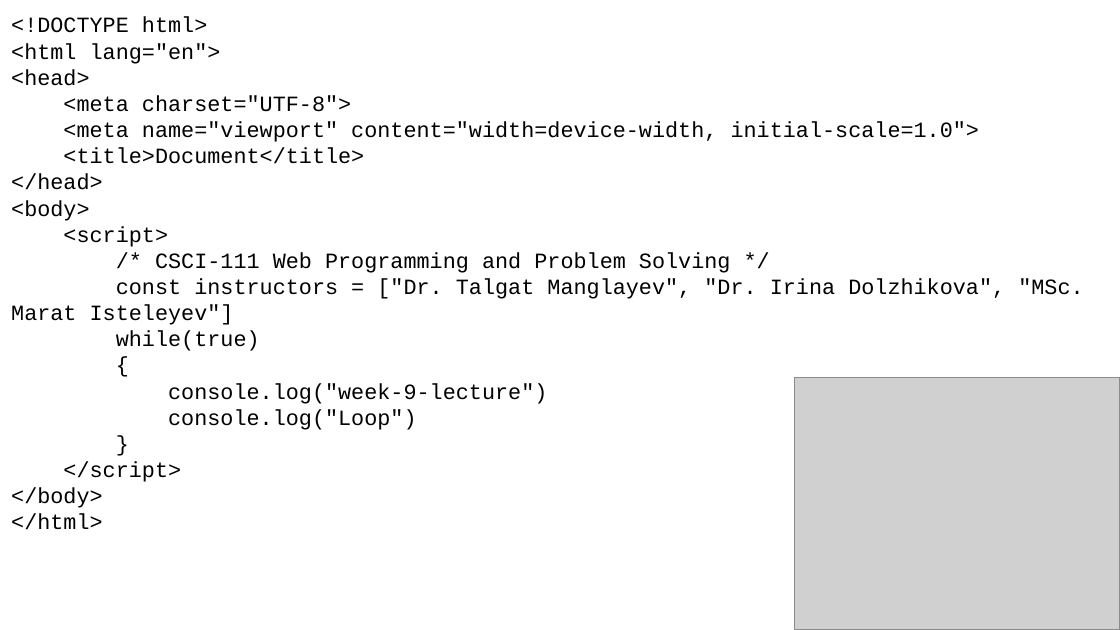
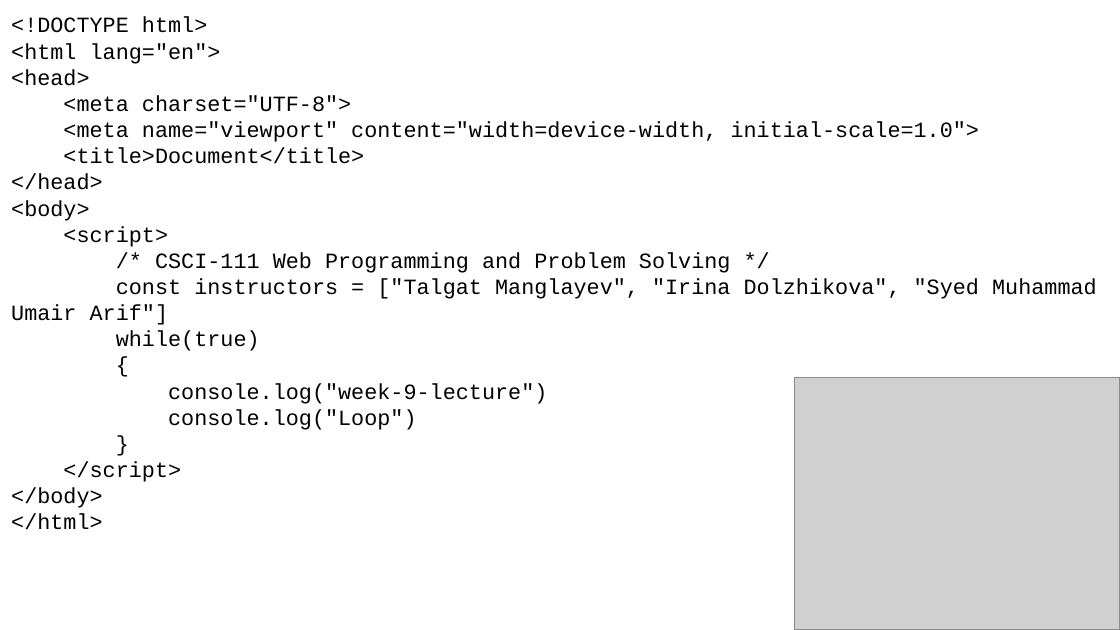
Before and after one commit to manglayev/nu-courses-material, a slide deck: slide 1 of CSCI-111/week-9/week-9-lecture/week-9-lecture.pptx. Drawn at 1120x630 pixels with LibreOffice and Linux fonts; fonts in the diff are those of the drawing; grey boxes stand for pictures. Boxes give left, top, right and bottom in pixels: in the first picture for what was removed or moved away, otherwise in the second. Text is boxed around its words. In the diff, an @@ line names an element or a change of style, - is before the commit and + after.

```diff
--- a/CSCI-111/week-9/week-9-lecture/week-9-lecture.pptx
+++ b/CSCI-111/week-9/week-9-lecture/week-9-lecture.pptx
@@ title at (11, 278, 1097, 325): text changed @@
-const instructors = ["Dr. Talgat Manglayev", "Dr. Irina Dolzhikova", "MSc. Marat Isteleyev"]
+const instructors = ["Talgat Manglayev", "Irina Dolzhikova", "Syed Muhammad Umair Arif"]
```
Also in this commit, not shown: 10 other slides changed, 4 slides added, 3 other files.
